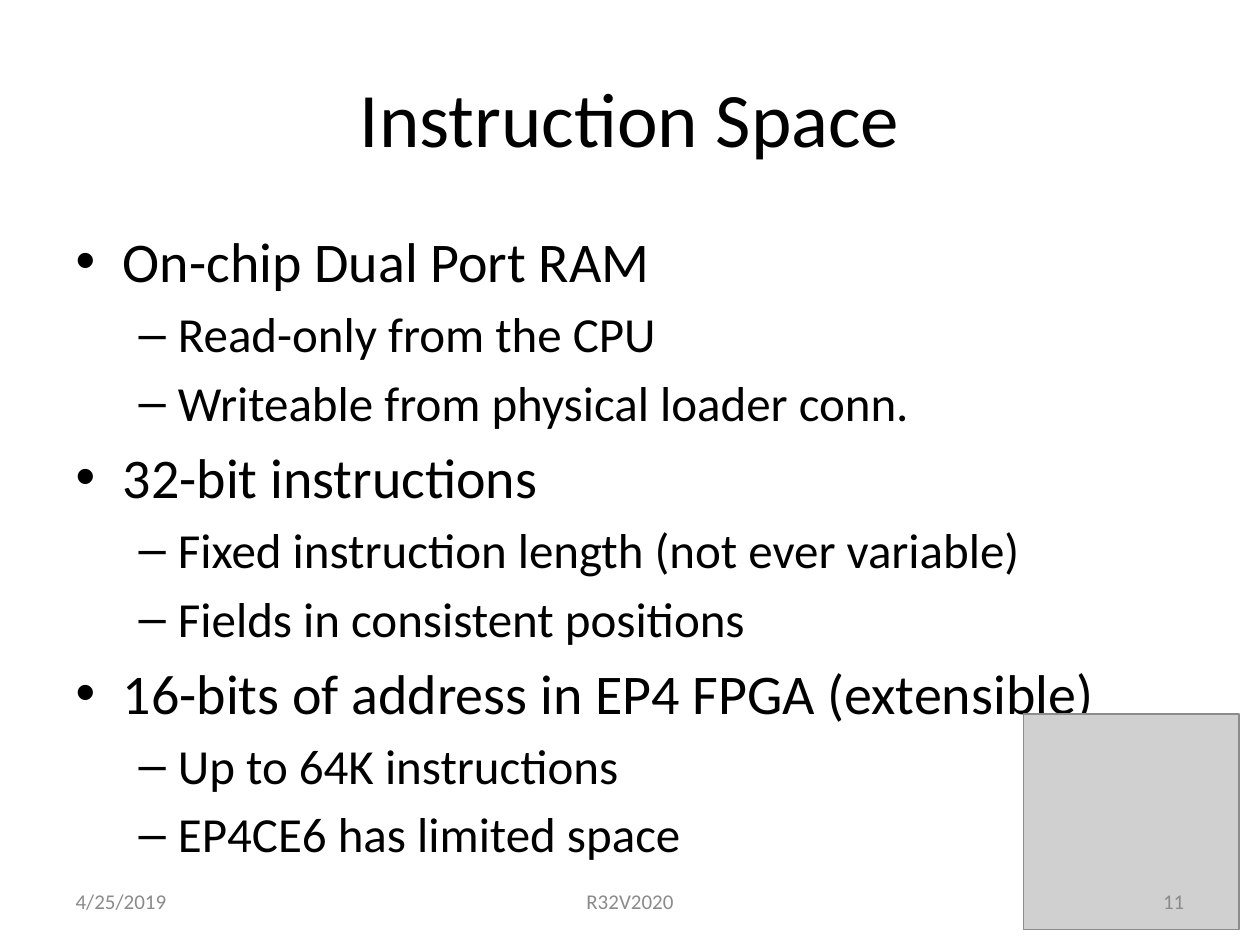
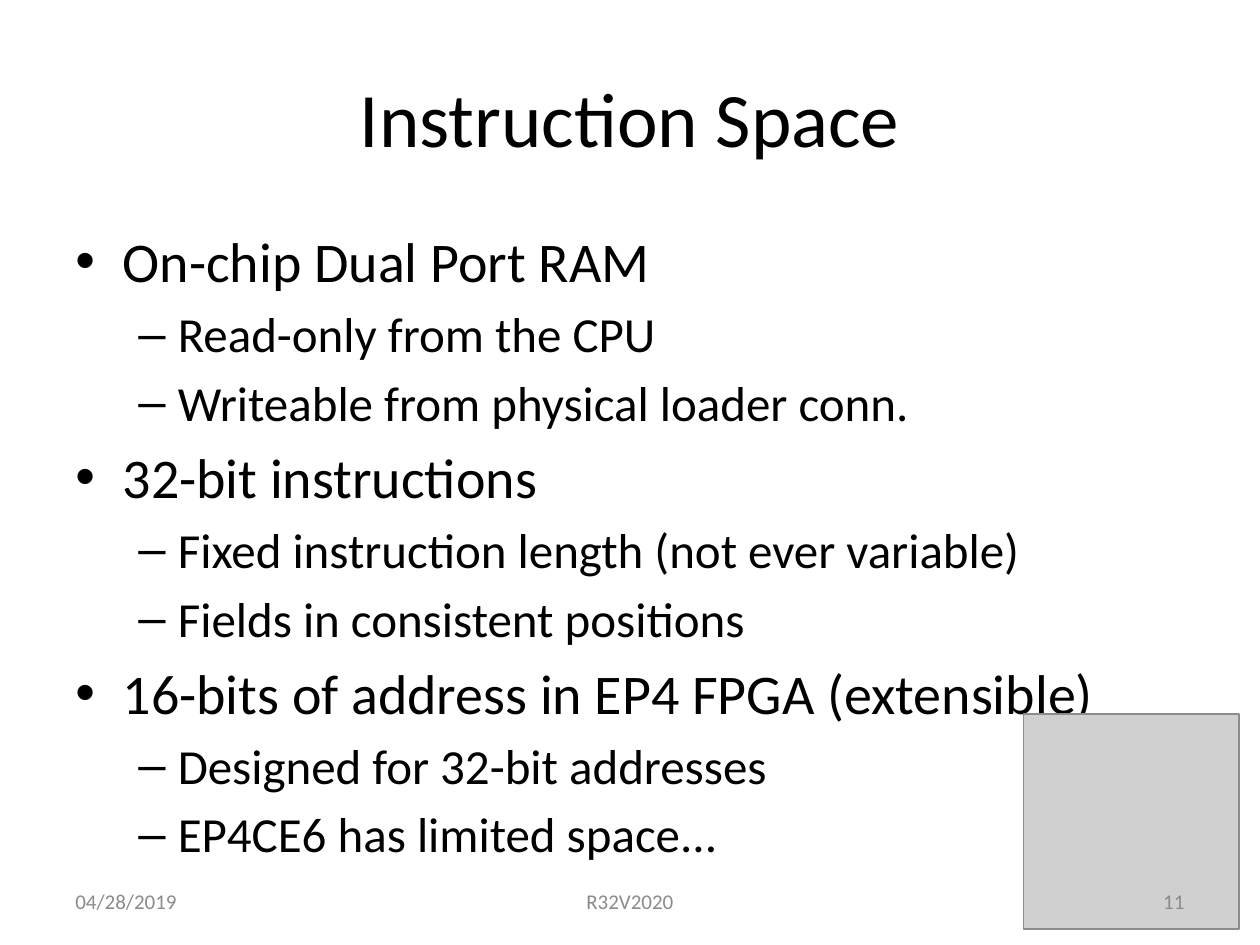
Before and after one commit to douggilliland/R32V2020, a slide deck: slide 11 of Architecture/R32V2020-RISC in EP4CE6.pptx. Drawn at 1260x945 pixels with LibreOffice and Linux fonts; fonts in the diff are those of the drawing; grey boxes stand for pictures. Boxes give left, top, right and bottom in pixels: in the first picture for what was removed or moved away, otherwise in the second. Text is boxed around its words. In the diff, an @@ line names an element or a change of style, - is before the commit and + after.

```diff
--- a/Architecture/R32V2020-RISC in EP4CE6.pptx
+++ b/Architecture/R32V2020-RISC in EP4CE6.pptx
@@ text at (178,750,766,860): text changed @@
-  – Up to 64K instructions
-  – EP4CE6 has limited space
+  – Designed for 32-bit addresses
+  – EP4CE6 has limited space...
@@ text at (75,894,176,910): text changed; text colour #8C8C8C to #8B8B8B @@
-4/25/2019
+04/28/2019
```
Also in this commit, not shown: 15 other slides changed.
